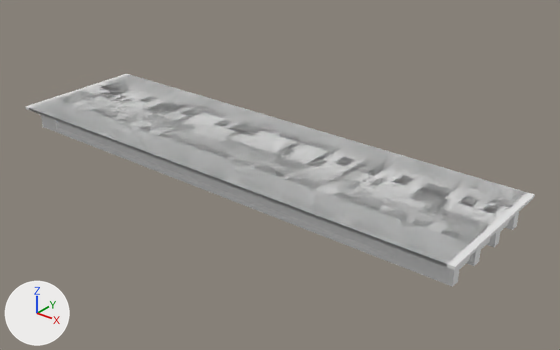
Renders of the OBJ model IFC/PSC/Mumbai/Sup_Str/M_40_3L_NF_P/model.obj from each side of a commit.
Both versions are drawn from a 50 mm camera at (56.2, -37.0, 24.0) aimed at (22.4, 5.2, -2.2). Lighting does not change. The marker at lower left points along +X, +Y and +Z. The older version comes first. Where no turn or scale is listed for an object, it has been applied to the vertices. Vertices at exactly the same position are counted once.

Names of what the first picture shows: 'model'.
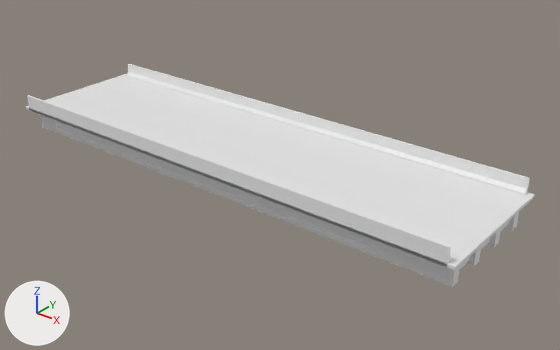
Pixel boxes (x1, y1, x2, y2) of what changed, in the pictures (560 x 350 px):
'model', reshaped: before (26, 74, 535, 287); after (26, 64, 535, 287)
part 1 of me_model, added: after (27, 64, 530, 264)

The edits, one by one:
me_model is used by ob_model.
me_model had 7414 vertices, 22420 faces and spanned x -0.5..40.5, y -1.4..10.1, z -2.1..0.0.
me_model now has 7446 vertices, 22466 faces and spans x -0.5..40.5, y -1.4..10.1, z -2.1..1.1.
Part 1, on me_model:
18 vertices are added at x 0.0..40.0, y -1.4..10.1, z 0.0..1.1.
14 new vertices lie (40.0, 0.0, 0.0) away from vertices in x 0.0, y -1.3..9.9, z 0.0..1.1.
46 new faces join them.
